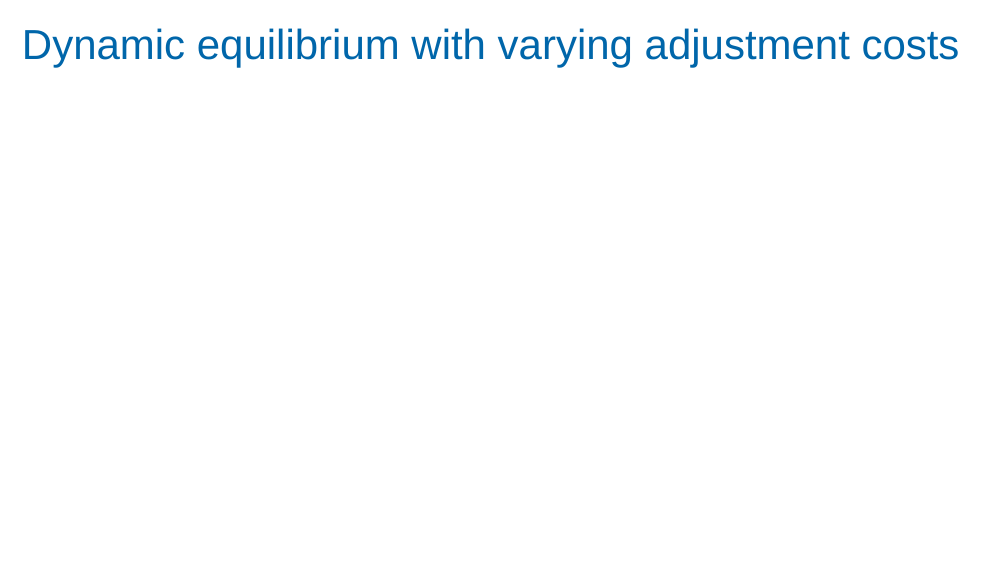
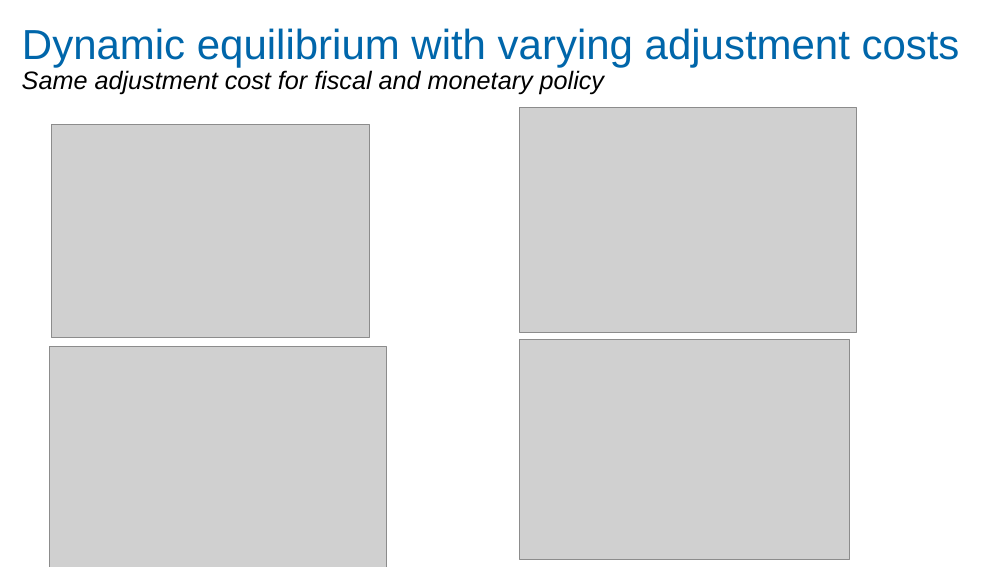
Before and after one commit to Zjub/TVHENZ, a slide deck: slide 23 of MF coordination/SI_game/RBA Coffee Monetary and Fiscal Policy Coordination.pptx (slide 21 before the commit). Drawn at 1008x567 pixels with LibreOffice and Linux fonts; fonts in the diff are those of the drawing; grey boxes stand for pictures. Boxes give left, top, right and bottom in pixels: in the first picture for what was removed or moved away, otherwise in the second. Text is boxed around its words. In the diff, an @@ line names an element or a change of style, - is before the commit and + after.

```diff
--- a/MF coordination/SI_game/RBA Coffee Monetary and Fiscal Policy Coordination.pptx
+++ b/MF coordination/SI_game/RBA Coffee Monetary and Fiscal Policy Coordination.pptx
@@ text added at <box>22,70,604,95</box>, 18 pt, text #000000, italic @@
+Same adjustment cost for fiscal and monetary policy
@@ picture added at <box>520,107,857,332</box> @@
@@ picture added at <box>51,125,369,338</box> @@
@@ picture added at <box>49,347,387,567</box> @@
@@ picture added at <box>520,339,850,559</box> @@
```
Also in this commit, not shown: 14 other slides changed, 4 slides added, 1 slide removed, 7 other files.
